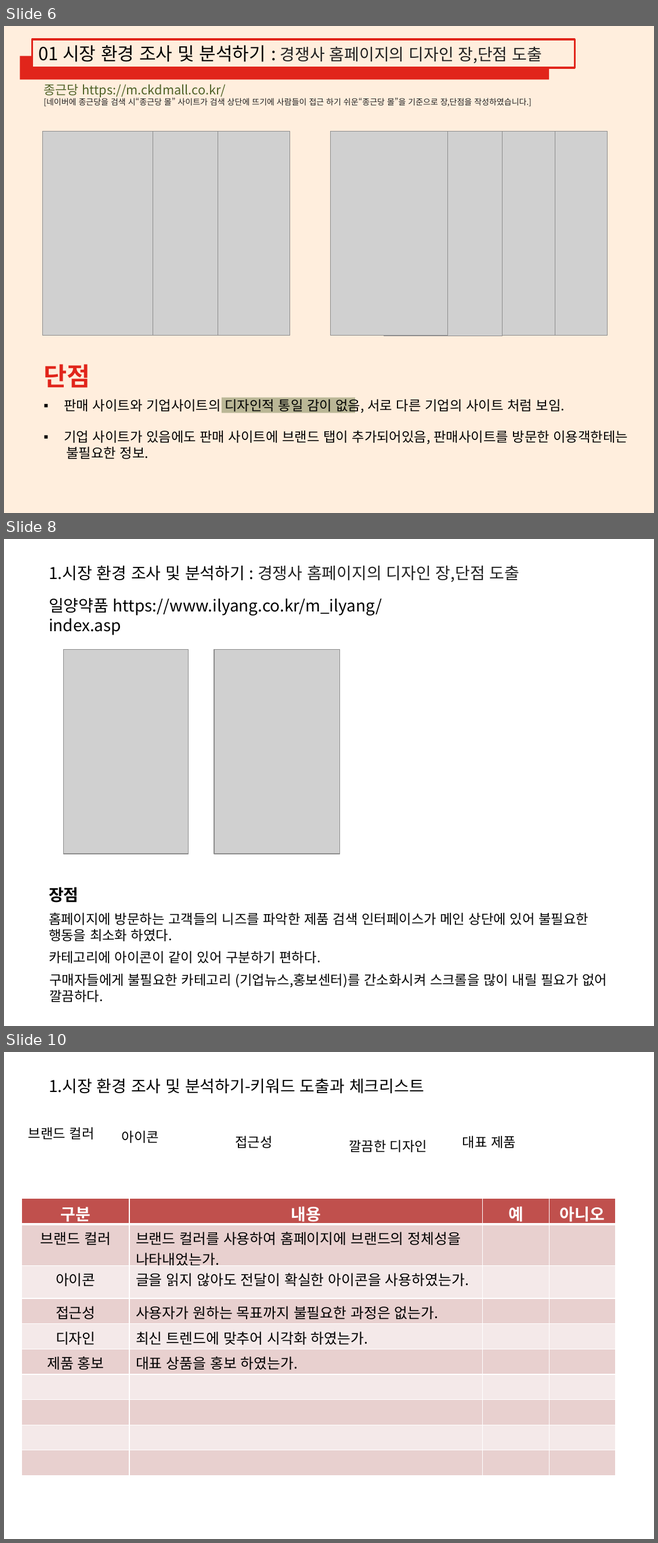
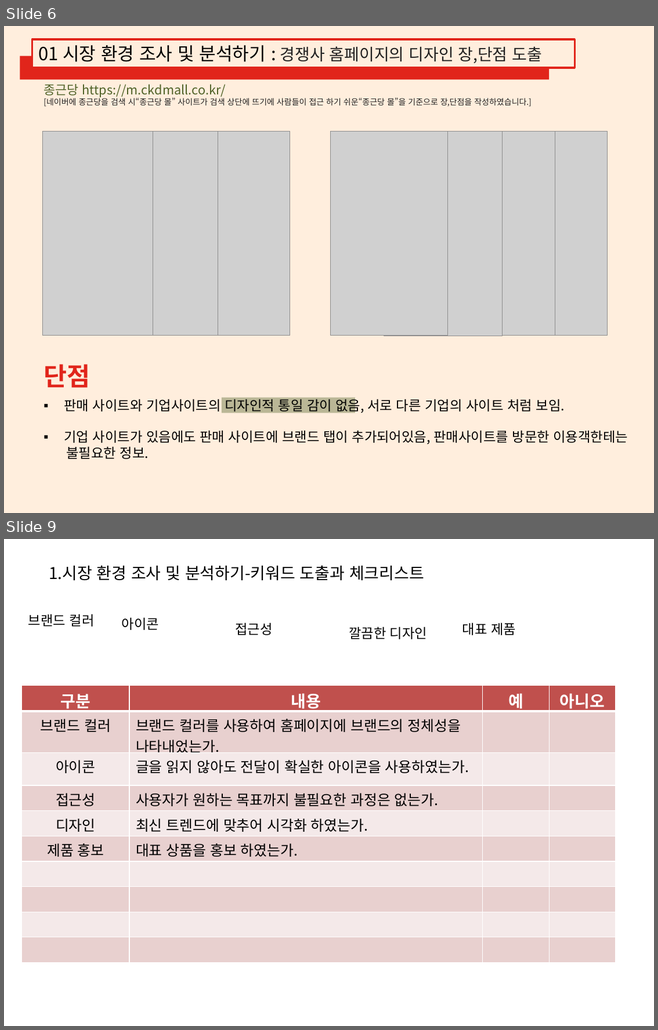
Before and after one commit to LEEGYUNGRIM/report01, a slide deck: 디자인설계 및 조사분석.pptx. Shown one above the other, each under a label of ours: slides 6, 8 and 10 before the commit, slides 6 and 9 after it; the slides between them are not shown. The pictures are 658x1543 and 658x1030 pixels, drawn with LibreOffice and Linux fonts; fonts in the diff are those of the drawing; grey boxes stand for pictures. Boxes give left, top, right and bottom in pixels: in the first picture for what was removed or moved away, otherwise in the second. Text is boxed around its words. In the diff, an @@ line names an element or a change of style, - is before the commit and + after.

```diff
--- a/디자인설계 및 조사분석.pptx
+++ b/디자인설계 및 조사분석.pptx
@@ slide 8 removed at [4, 539, 654, 1026], background #FFFFFF @@
@@ text removed at [49, 565, 520, 582] @@
-1.시장 환경 조사 및 분석하기 : 경쟁사 홈페이지의 디자인 장,단점 도출
@@ text removed at [49, 598, 382, 635] @@
-일양약품 https://www.ilyang.co.kr/m_ilyang/index.asp
@@ picture removed at [64, 649, 188, 854] @@
@@ picture removed at [214, 649, 340, 854] @@
@@ text removed at [49, 887, 79, 903] @@
-장점
@@ text removed at [49, 913, 588, 942] @@
-홈페이지에 방문하는 고객들의 니즈를 파악한 제품 검색 인터페이스가 메인 상단에 있어 불필요한 행동을 최소화 하였다.
@@ text removed at [49, 951, 320, 964] @@
-카테고리에 아이콘이 같이 있어 구분하기 편하다.
@@ text removed at [49, 973, 607, 1002] @@
-구매자들에게 불필요한 카테고리 (기업뉴스,홍보센터)를 간소화시켜 스크롤을 많이 내릴 필요가 없어 깔끔하다.
@@ what was slide 10 is now slide 9 @@
```
Also in this commit, not shown: 2 slides changed.
